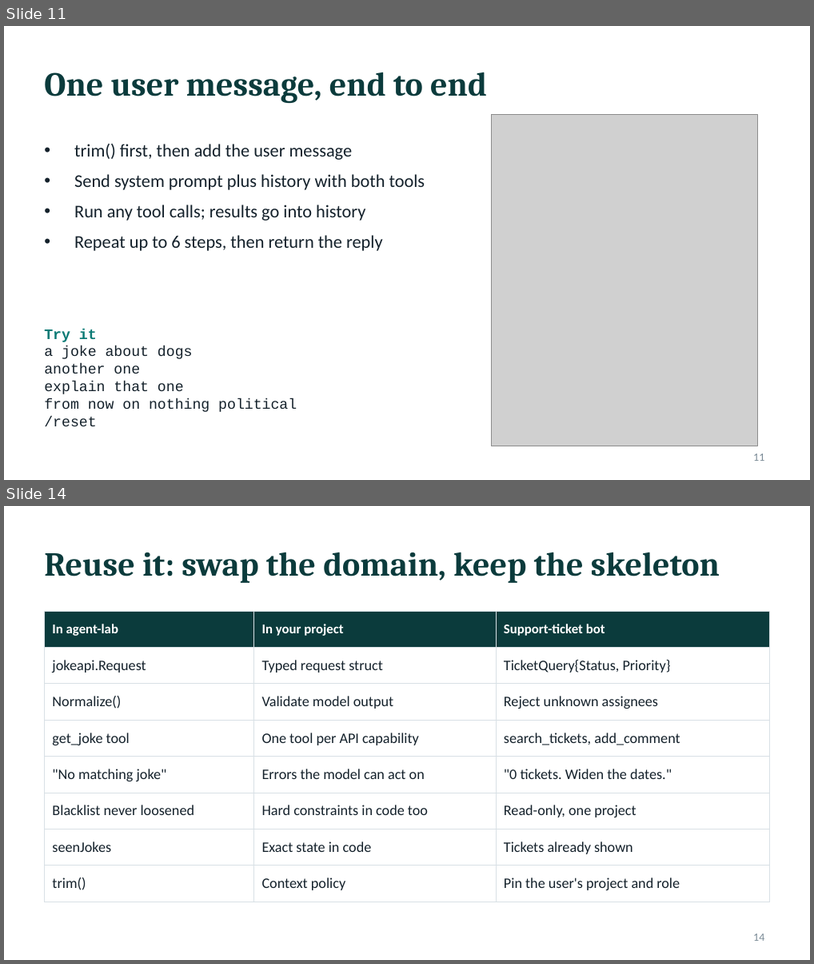
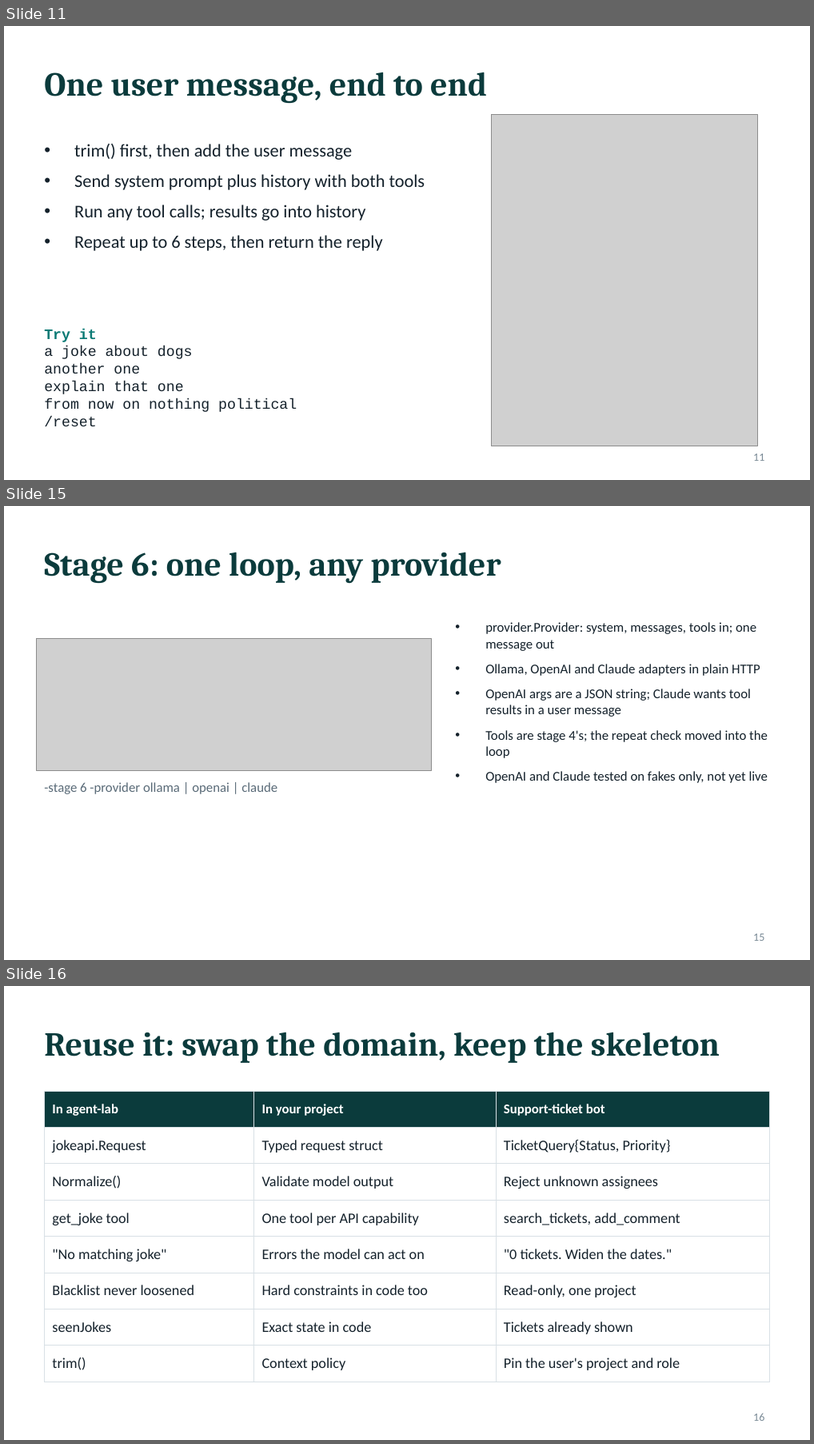
Before and after one commit to AriT93/agent-lab, a slide deck: docs/agent-lab-guide.pptx. Shown one above the other, each under a label of ours: slides 11 and 14 before the commit, slides 11, 15 and 16 after it; the slides between them are not shown. The pictures are 814x964 and 814x1444 pixels, drawn with LibreOffice and Linux fonts; fonts in the diff are those of the drawing; grey boxes stand for pictures. Boxes give left, top, right and bottom in pixels: in the first picture for what was removed or moved away, otherwise in the second. Text is boxed around its words. In the diff, an @@ line names an element or a change of style, - is before the commit and + after.

```diff
--- a/docs/agent-lab-guide.pptx
+++ b/docs/agent-lab-guide.pptx
@@ slide 15 added at bbox=[4, 506, 810, 960], background #FFFFFF @@
@@ title added at bbox=[44, 552, 502, 584], 30 pt, text #0B3B3C, bold @@
+Stage 6: one loop, any provider
@@ text added at bbox=[486, 622, 768, 783], 12 pt, text #14212B @@
+• provider.Provider: system, messages, tools in; one message out
+• Ollama, OpenAI and Claude adapters in plain HTTP
+• OpenAI args are a JSON string; Claude wants tool results in a user message
+• Tools are stage 4's; the repeat check moved into the loop
+• OpenAI and Claude tested on fakes only, not yet live
@@ picture added at bbox=[36, 638, 431, 771] @@
@@ text added at bbox=[44, 782, 278, 794], 12 pt, text #5A6B78 @@
+-stage 6 -provider ollama | openai | claude
@@ page number added at bbox=[754, 933, 765, 940], 10 pt, text #7A8A96 @@
+15
@@ what was slide 14 is now slide 16 @@
@@ page number at bbox=[754, 1412, 765, 1420]: text changed @@
-14
+16
```
Also in this commit, not shown: 5 slides changed, 1 other slide added, 28 other files.
